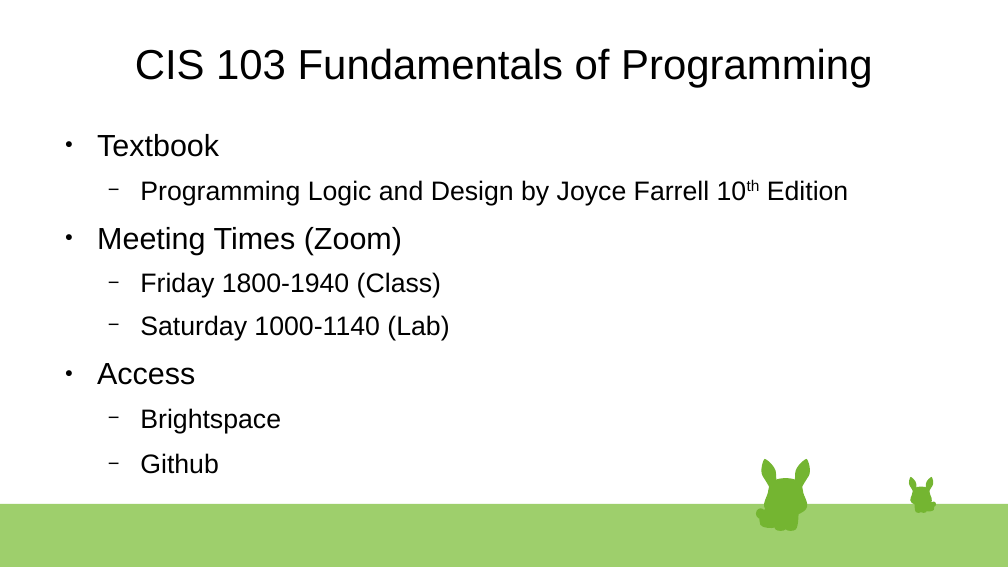
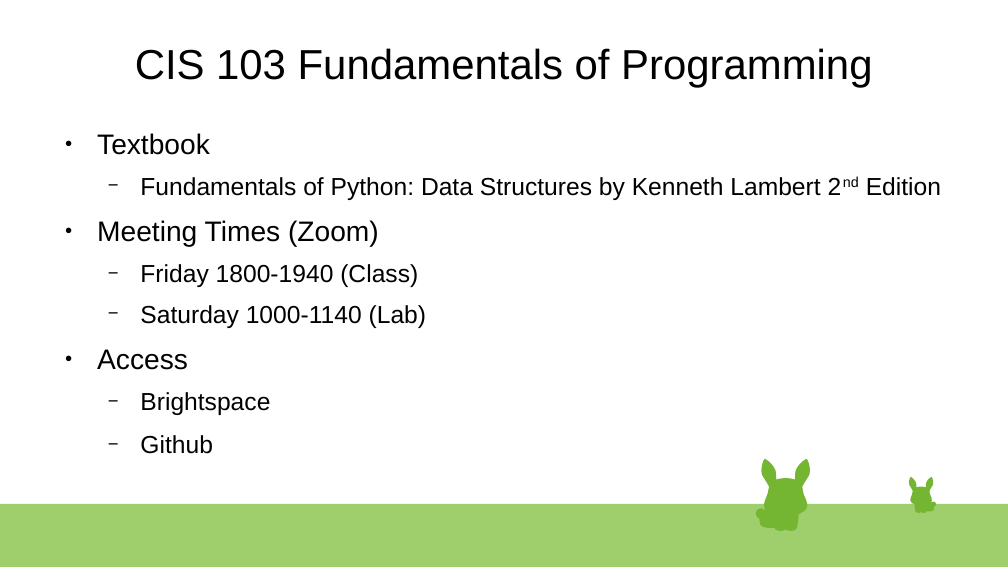
Before and after one commit to xXxSpicyBoiiixXx/CIS-103, a slide deck: slide 8 of Slides/08-23-2024/Introductions.odp. Drawn at 1008x567 pixels with LibreOffice and Linux fonts; fonts in the diff are those of the drawing. Boxes give left, top, right and bottom in pixels: in the first picture for what was removed or moved away, otherwise in the second. Text is boxed around its words. In the diff, an @@ line names an element or a change of style, - is before the commit and + after.

```diff
--- a/Slides/08-23-2024/Introductions.odp
+++ b/Slides/08-23-2024/Introductions.odp
@@ text at (x1=97, y1=133, x2=427, y2=454): size 24 to 22.2 pt in "Textbook", "Meeting Times (Zoom)", "Access"; size 21 to 19.4 pt in "Friday 1800-1940 (Class)", "Saturday 1000-1140 (Lab)", "Brightspace", "Github" @@
@@ text at (x1=140, y1=177, x2=941, y2=200): text changed; size 21 to 19.4 pt @@
-  − Programming Logic and Design by Joyce Farrell 10th Edition
+  − Fundamentals of Python: Data Structures by Kenneth Lambert 2nd Edition
```
Also in this commit, not shown: 1 other file.
